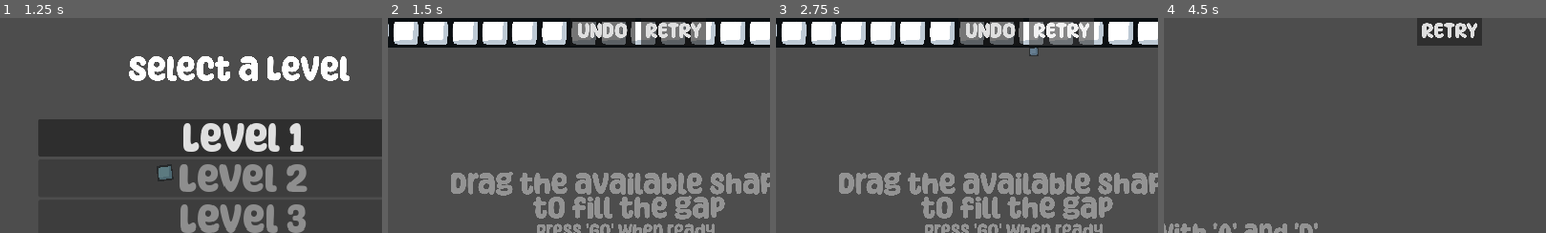
Above: before the commit, frames 1-4 (left to right).
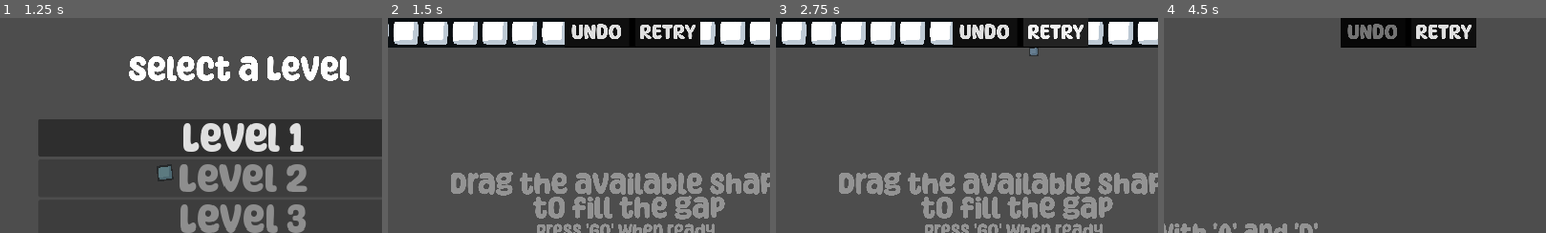
Above: after the commit, the same moments.

Repository: matt-neave/shapeEscape
Game: Godot game, scene res://scenes/menu.tscn
Same seed, same stepped clock (60 frames per second), same inputs: the game is played once before the commit and once after it.
Inputs:
- Up to frame 1 (1.25 s): click "Start Game" at 0.5 s
- Up to frame 2 (1.5 s): click "Level 1" at 1.25 s
- Up to frame 3 (2.75 s): click "RETRY" at 2 s
- Up to frame 4 (4.5 s): click "RETRY" at 2.75 s; click "RETRY" at 3.5 s; click "Go" at 4.25 s
The pictures show only the part of the screen within x 18-68%, y 0-50%; the shares and areas given below are measured in that part.

Frame 1 is identical in both runs. In frame 2, 2.8% of the frame differs, in the area x 46-84%, y 1-13%; in frame 3, 2.8%; in frame 4, 4.7%, in the area x 46-84%, y 0-14%.

Commit message:
Changes to HUD colours

Diff:
--- a/scenes/available_shape.tscn
+++ b/scenes/available_shape.tscn
@@ -7,8 +7,6 @@
 [sub_resource type="StyleBoxEmpty" id="StyleBoxEmpty_iah11"]
 
 [sub_resource type="StyleBoxEmpty" id="StyleBoxEmpty_nf5pf"]
-
-[sub_resource type="StyleBoxEmpty" id="StyleBoxEmpty_2bbla"]
 
 [node name="AvailableShape" type="Control"]
 custom_minimum_size = Vector2(100, 0)
@@ -40,7 +38,6 @@
 offset_bottom = 80.0
 focus_mode = 0
 theme_override_styles/normal = SubResource("StyleBoxEmpty_nf5pf")
-theme_override_styles/hover = SubResource("StyleBoxEmpty_2bbla")
 script = ExtResource("2_54qop")
 
 [connection signal="button_down" from="Button" to="Button" method="_on_button_down"]
--- a/scenes/hud.tscn
+++ b/scenes/hud.tscn
@@ -29,22 +29,30 @@
 label_settings = ExtResource("1_g5n1g")
 horizontal_alignment = 1
 
+[node name="ColorRect" type="ColorRect" parent="."]
+offset_left = 479.0
+offset_top = -2.0
+offset_right = 684.0
+offset_bottom = 44.0
+color = Color(0, 0, 0, 1)
+
 [node name="Retry" type="Button" parent="."]
 anchors_preset = -1
 anchor_left = 0.514
 anchor_top = 0.029
 anchor_right = 0.514
 anchor_bottom = 0.029
-offset_left = 2.87201
-offset_top = -22.792
-offset_right = 393.872
-offset_bottom = 160.208
+offset_left = -6.12799
+offset_top = -20.792
+offset_right = 384.872
+offset_bottom = 162.208
 grow_horizontal = 2
 scale = Vector2(0.25, 0.25)
 focus_mode = 0
 theme_override_fonts/font = ExtResource("2_t1sjv")
 theme_override_font_sizes/font_size = 128
 text = "RETRY"
+metadata/_edit_use_anchors_ = true
 
 [node name="Undo" type="Button" parent="."]
 anchors_preset = -1
@@ -52,10 +60,10 @@
 anchor_top = 0.029
 anchor_right = 0.514
 anchor_bottom = 0.029
-offset_left = -104.128
-offset_top = -22.792
-offset_right = 286.872
-offset_bottom = 160.208
+offset_left = -113.128
+offset_top = -20.792
+offset_right = 277.872
+offset_bottom = 162.208
 grow_horizontal = 2
 scale = Vector2(0.25, 0.25)
 focus_mode = 0
--- a/scripts/level_manager.gd
+++ b/scripts/level_manager.gd
@@ -35,7 +35,7 @@
 func _start_game():
 	game_state = GameState.PLAY
 	indicators.hide()
-	undo_button.hide()
+	undo_button.disabled = true
 	ui.hide()
 	var player = PLAYER.instantiate()
 	add_child(player)
@@ -67,7 +67,7 @@
 	game_state = GameState.BUILD
 	indicators.show()
 	ui.show()
-	undo_button.show()
+	undo_button.disabled = false
 
 	# Set camera
 	phase_1_camera.make_current()
Not shown: 1 places in scenes/available_shape.tscn that only renumber resources
